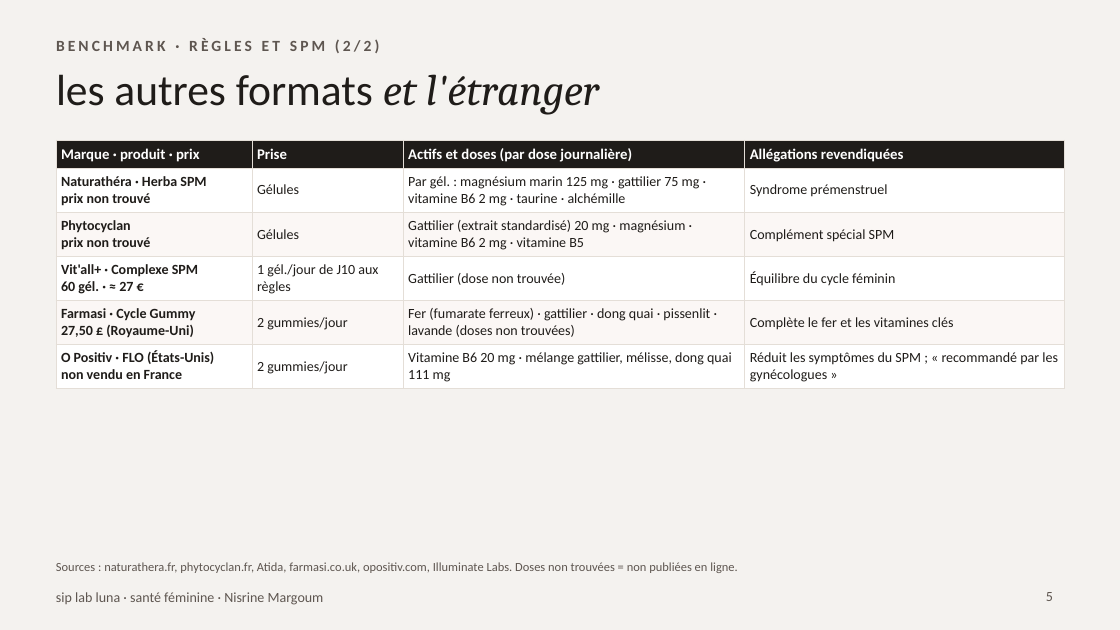
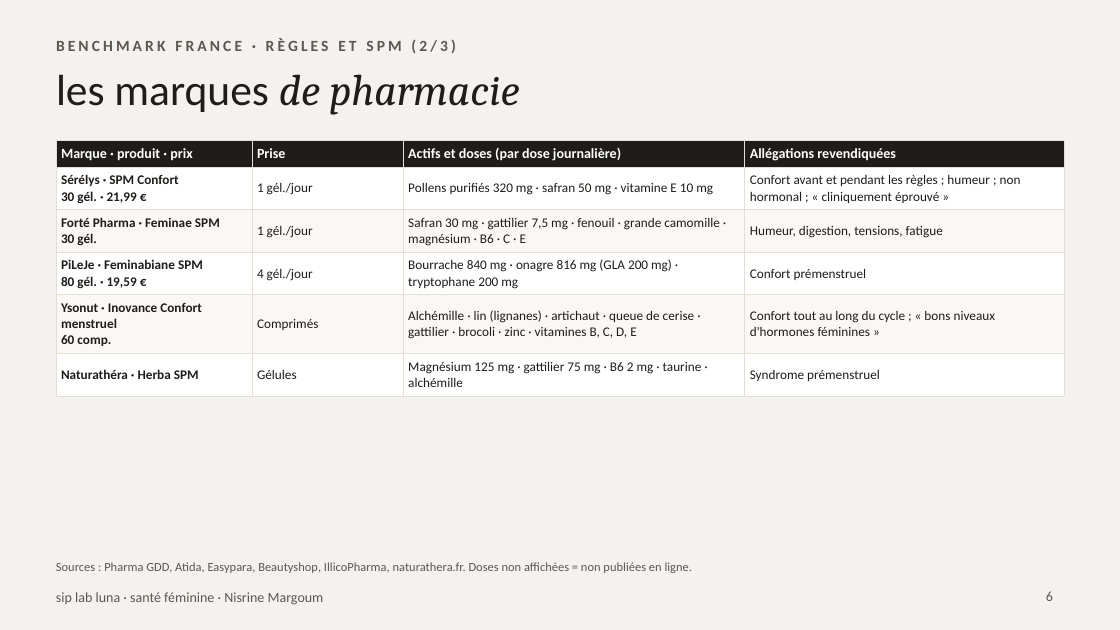
Before and after one commit to nisrine-max/mon-sitee, a slide deck: slide 6 of pitch/siplab-luna-problematique.pptx (slide 5 before the commit). Drawn at 1120x630 pixels with LibreOffice and Linux fonts; fonts in the diff are those of the drawing. Boxes give left, top, right and bottom in pixels: in the first picture for what was removed or moved away, otherwise in the second. Text is boxed around its words. In the diff, an @@ line names an element or a change of style, - is before the commit and + after.

```diff
--- a/pitch/siplab-luna-problematique.pptx
+++ b/pitch/siplab-luna-problematique.pptx
@@ text at [56,38,456,53]: text changed @@
-BENCHMARK · RÈGLES ET SPM (2/2)
+BENCHMARK FRANCE · RÈGLES ET SPM (2/3)
@@ title at [56,74,520,115]: text changed; font Calibri to Cambria; italic on @@
-les autres formats et l'étranger
+les marques de pharmacie
@@ table at [56,140,1064,391] @@
-row 2: Naturathéra · Herba SPM / prix non trouvé | Gélules | Par gél. : magnésium marin 125 mg · gattilier 75 mg · vitamine B6 2 mg · taurine · alchémille | Syndrome prémenstruel
+row 2: Sérélys · SPM Confort / 30 gél. · 21,99 € | 1 gél./jour | Pollens purifiés 320 mg · safran 50 mg · vitamine E 10 mg | Confort avant et pendant les règles ; humeur ; non hormonal ; « cliniquement éprouvé »
-row 3: Phytocyclan / prix non trouvé | Gélules | Gattilier (extrait standardisé) 20 mg · magnésium · vitamine B6 2 mg · vitamine B5 | Complément spécial SPM
+row 3: Forté Pharma · Feminae SPM / 30 gél. | 1 gél./jour | Safran 30 mg · gattilier 7,5 mg · fenouil · grande camomille · magnésium · B6 · C · E | Humeur, digestion, tensions, fatigue
-row 4: Vit'all+ · Complexe SPM / 60 gél. · ≈ 27 € | 1 gél./jour de J10 aux règles | Gattilier (dose non trouvée) | Équilibre du cycle féminin
+row 4: PiLeJe · Feminabiane SPM / 80 gél. · 19,59 € | 4 gél./jour | Bourrache 840 mg · onagre 816 mg (GLA 200 mg) · tryptophane 200 mg | Confort prémenstruel
-row 5: Farmasi · Cycle Gummy / 27,50 £ (Royaume-Uni) | 2 gummies/jour | Fer (fumarate ferreux) · gattilier · dong quai · pissenlit · lavande (doses non trouvées) | Complète le fer et les vitamines clés
+row 5: Ysonut · Inovance Confort menstruel / 60 comp. | Comprimés | Alchémille · lin (lignanes) · artichaut · queue de cerise · gattilier · brocoli · zinc · vitamines B, C, D, E | Confort tout au long du cycle ; « bons niveaux d'hormones féminines »
-row 6: O Positiv · FLO (États-Unis) / non vendu en France | 2 gummies/jour | Vitamine B6 20 mg · mélange gattilier, mélisse, dong quai 111 mg | Réduit les symptômes du SPM ; « recommandé par les gynécologues »
+row 6: Naturathéra · Herba SPM | Gélules | Magnésium 125 mg · gattilier 75 mg · B6 2 mg · taurine · alchémille | Syndrome prémenstruel
@@ size 9.5 to 9 pt in "Marque · produit · prix", "Prise", "Actifs et doses (par dose journalière)", "Allégations revendiquées" @@
@@ text at [56,562,692,573]: text changed @@
-Sources : naturathera.fr, phytocyclan.fr, Atida, farmasi.co.uk, opositiv.com, Illuminate Labs. Doses non trouvées = non publiées en ligne.
+Sources : Pharma GDD, Atida, Easypara, Beautyshop, IllicoPharma, naturathera.fr. Doses non affichées = non publiées en ligne.
@@ page number at [1046,591,1053,601]: text changed @@
-5
+6
```
Also in this commit, not shown: 4 other slides changed, 8 slides added, 1 slide removed.
